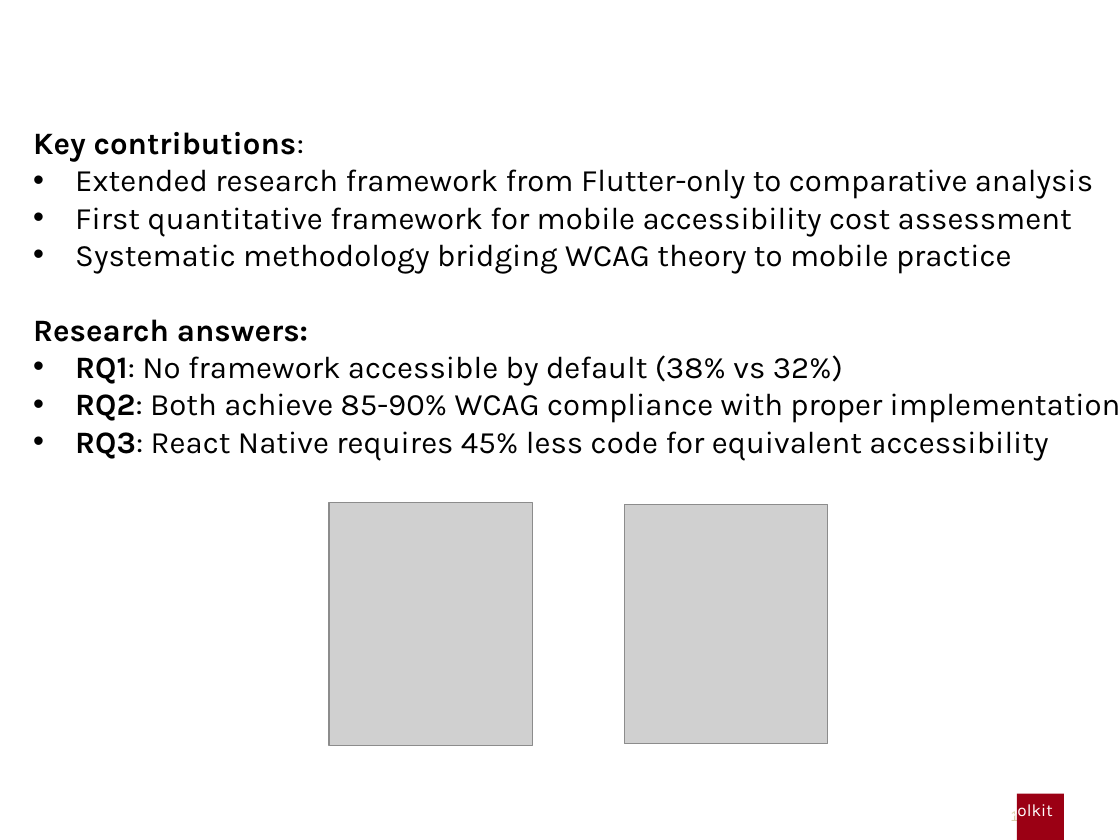
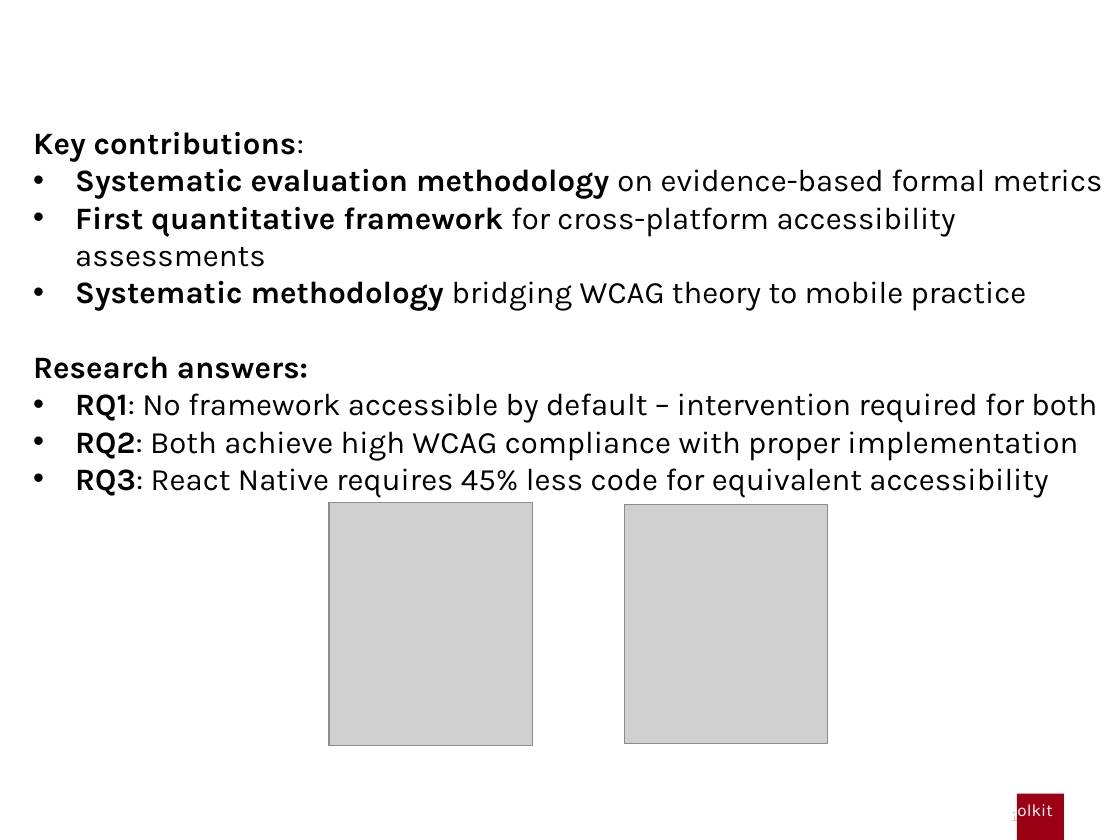
Before and after one commit to gabrielrovesti/Master-Thesis-UniPD, a slide deck: slide 16 of Thesis Presentation/Presentation Gabriel Rovesti.pptx. Drawn at 1120x840 pixels with LibreOffice and Linux fonts; fonts in the diff are those of the drawing; grey boxes stand for pictures; background and template pictures are left out. Boxes give left, top, right and bottom in pixels: in the first picture for what was removed or moved away, otherwise in the second. Text is boxed around its words. In the diff, an @@ line names an element or a change of style, - is before the commit and + after.

```diff
--- a/Thesis Presentation/Presentation Gabriel Rovesti.pptx
+++ b/Thesis Presentation/Presentation Gabriel Rovesti.pptx
@@ text at <box>75,169,1103,267</box>: text changed @@
-• Extended research framework from Flutter-only to comparative analysis
-• First quantitative framework for mobile accessibility cost assessment
+• Systematic evaluation methodology on evidence-based formal metrics
+• First quantitative framework for cross-platform accessibility assessments
@@ text at <box>75,281,1027,311</box>: bold on in "Systematic methodology" @@
@@ text at <box>75,393,1097,461</box>: text changed @@
-• RQ1: No framework accessible by default (38% vs 32%)
-• RQ2: Both achieve 85-90% WCAG compliance with proper implementation
+• RQ1: No framework accessible by default – intervention required for both
+• RQ2: Both achieve high WCAG compliance with proper implementation
```
Also in this commit, not shown: 6 other slides changed, 3 other files.
